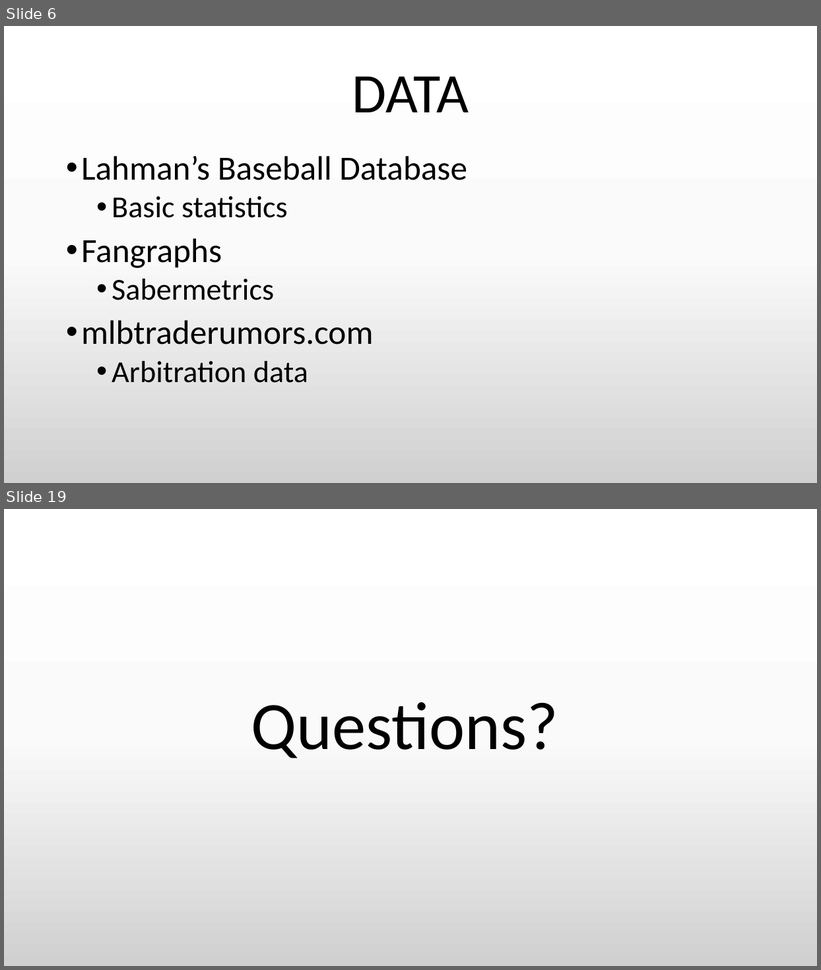
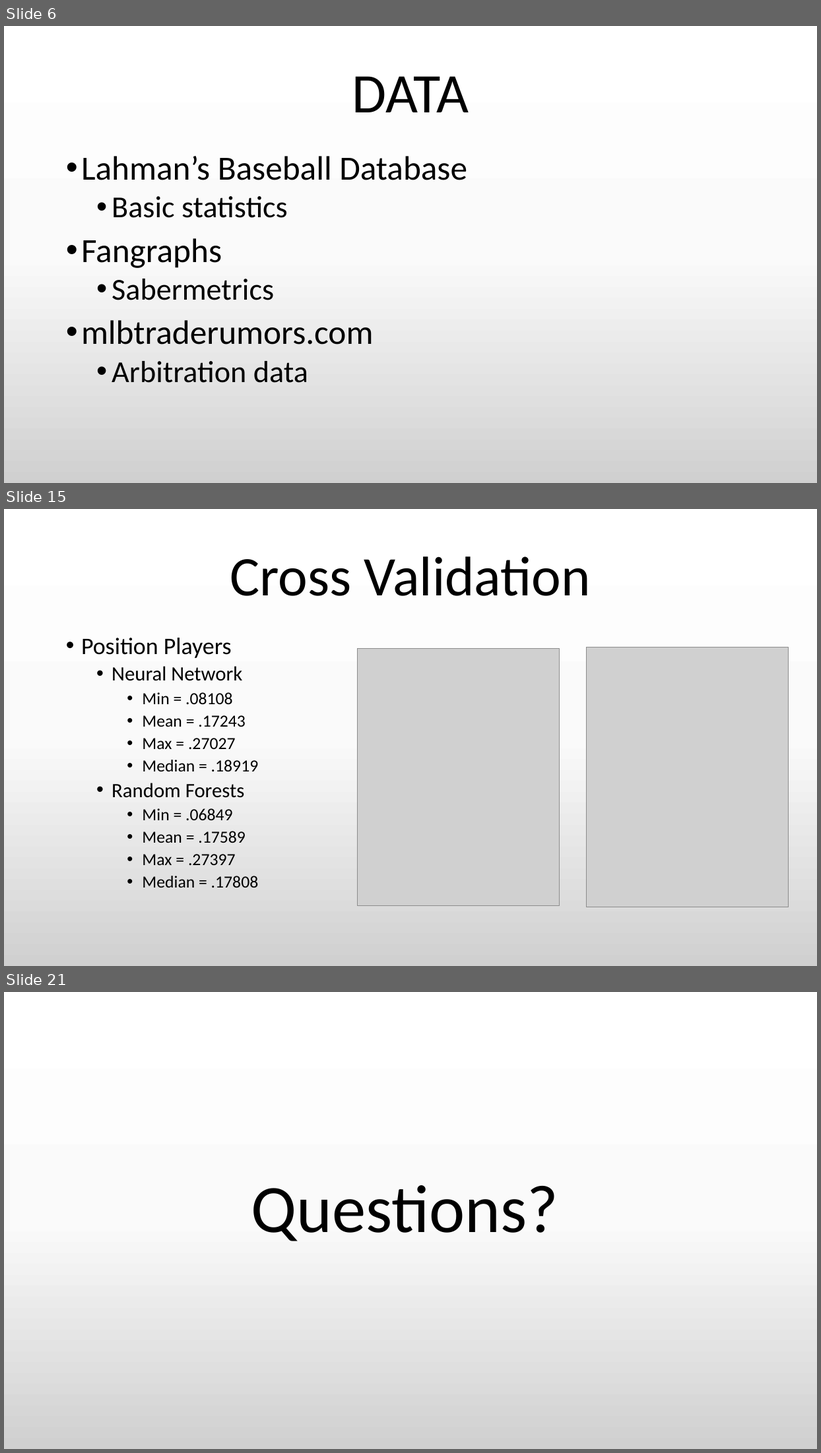
Before and after one commit to Riles567/Capstone, a slide deck: CapstonePresentation.pptx. Shown one above the other, each under a label of ours: slides 6 and 19 before the commit, slides 6, 15 and 21 after it; the slides between them are not shown. The pictures are 821x970 and 821x1453 pixels, drawn with LibreOffice and Linux fonts; fonts in the diff are those of the drawing; grey boxes stand for pictures. Boxes give left, top, right and bottom in pixels: in the first picture for what was removed or moved away, otherwise in the second. Text is boxed around its words. In the diff, an @@ line names an element or a change of style, - is before the commit and + after.

```diff
--- a/CapstonePresentation.pptx
+++ b/CapstonePresentation.pptx
@@ slide 15 added at (x1=4, y1=509, x2=817, y2=966), background gradient #FFFFFF to #FBFBFB to #D1D1D1 @@
@@ title added at (x1=230, y1=557, x2=591, y2=596), 66 pt, text #000000 @@
+Cross Validation
@@ text added at (x1=81, y1=638, x2=259, y2=888), 20 pt, text #000000 @@
+• Position Players
+  • Neural Network
+    • Min = .08108
+    • Mean = .17243
+    • Max = .27027
+    • Median = .18919
+  • Random Forests
+    • Min = .06849
+    • Mean = .17589
+    • Max = .27397
+    • Median = .17808
@@ picture added at (x1=358, y1=649, x2=560, y2=906) @@
@@ picture added at (x1=587, y1=648, x2=789, y2=908) @@
@@ what was slide 19 is now slide 21 @@
```
Also in this commit, not shown: 10 slides changed, 8 other slides added, 7 slides removed.
